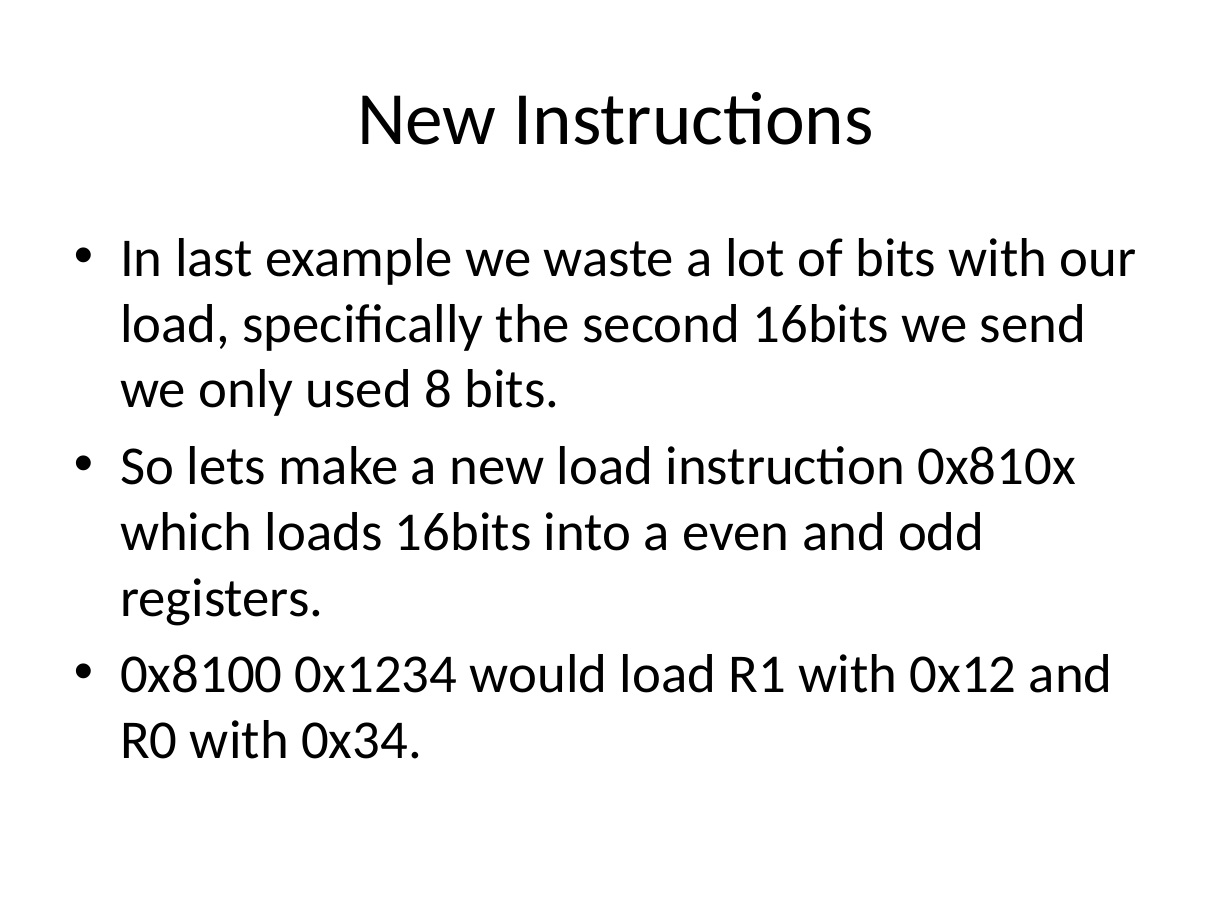
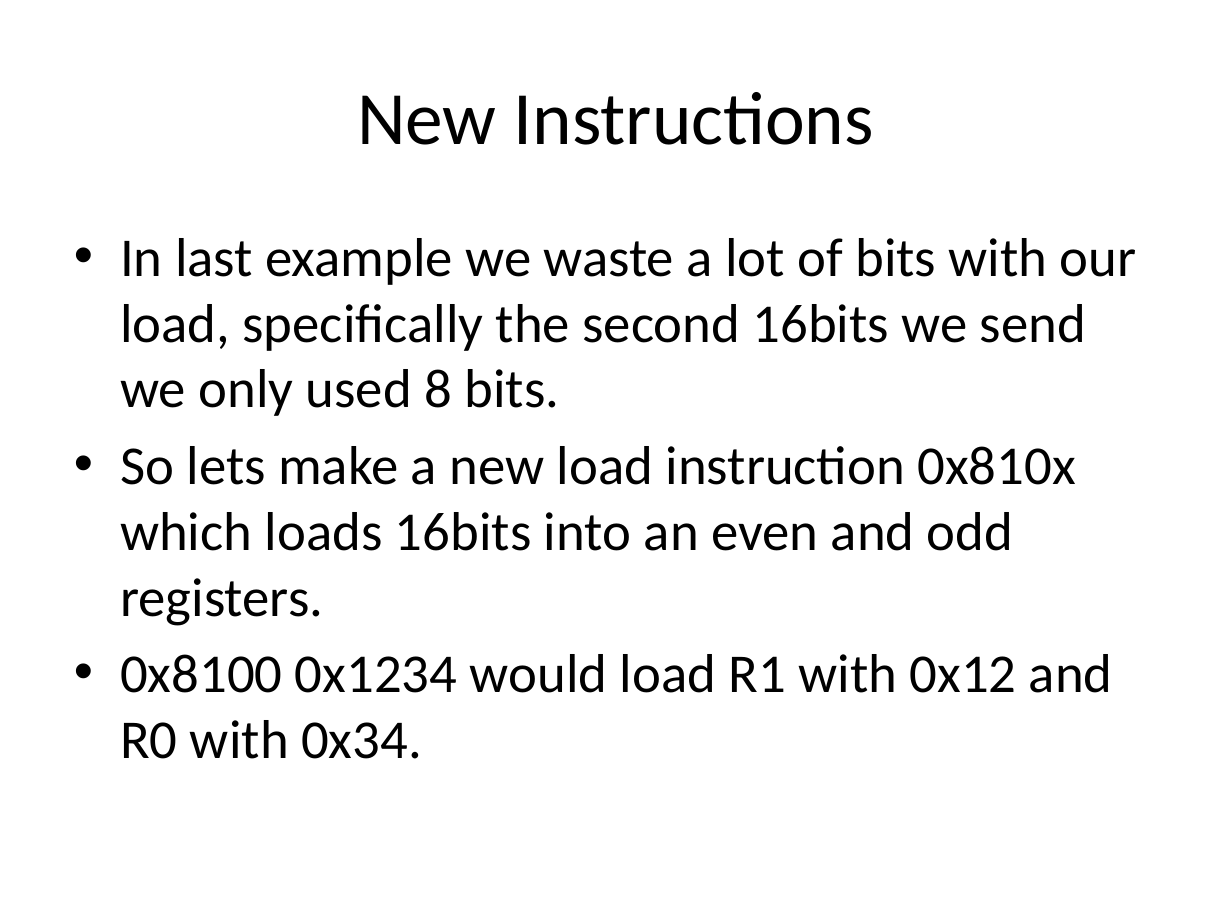
Before and after one commit to trampas/embedded_class, a slide deck: slide 11 of course_material/slides/Introduction to C programming.pptx. Drawn at 1232x924 pixels with LibreOffice and Linux fonts; fonts in the diff are those of the drawing. Boxes give left, top, right and bottom in pixels: in the first picture for what was removed or moved away, otherwise in the second. Text is boxed around its words. In the diff, an @@ line names an element or a change of style, - is before the commit and + after.

```diff
--- a/course_material/slides/Introduction to C programming.pptx
+++ b/course_material/slides/Introduction to C programming.pptx
@@ text at <box>120,446,1075,626</box>: text changed @@
-• So lets make a new load instruction 0x810x which loads 16bits into a even and odd registers.
+• So lets make a new load instruction 0x810x which loads 16bits into an even and odd registers.
```
Also in this commit, not shown: 2 other slides changed, 2 other files.
